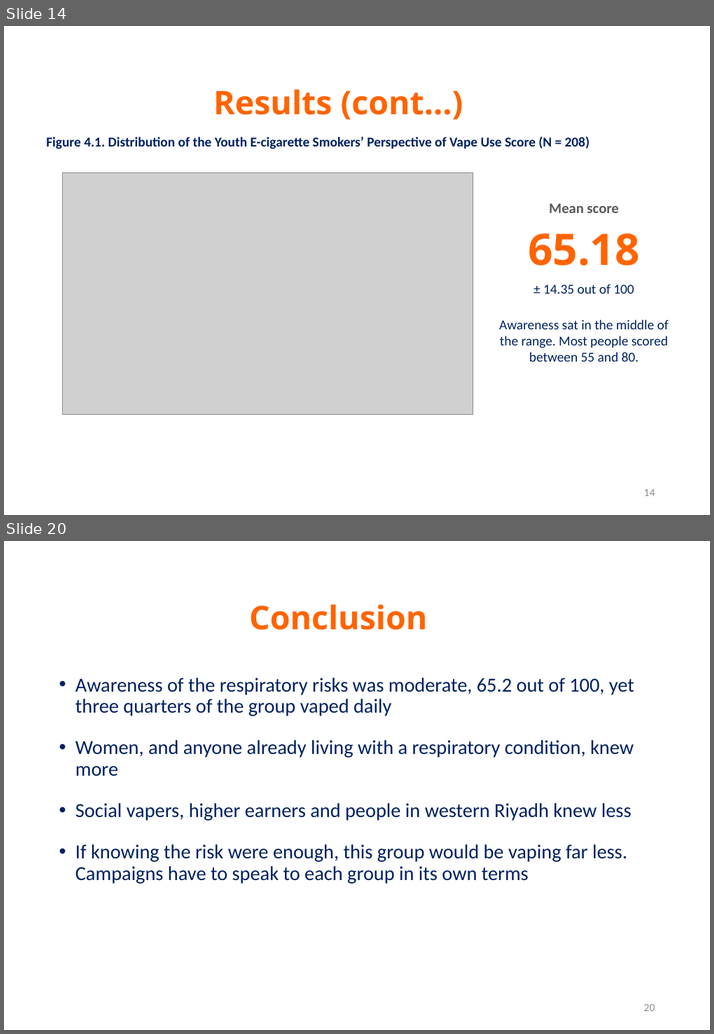
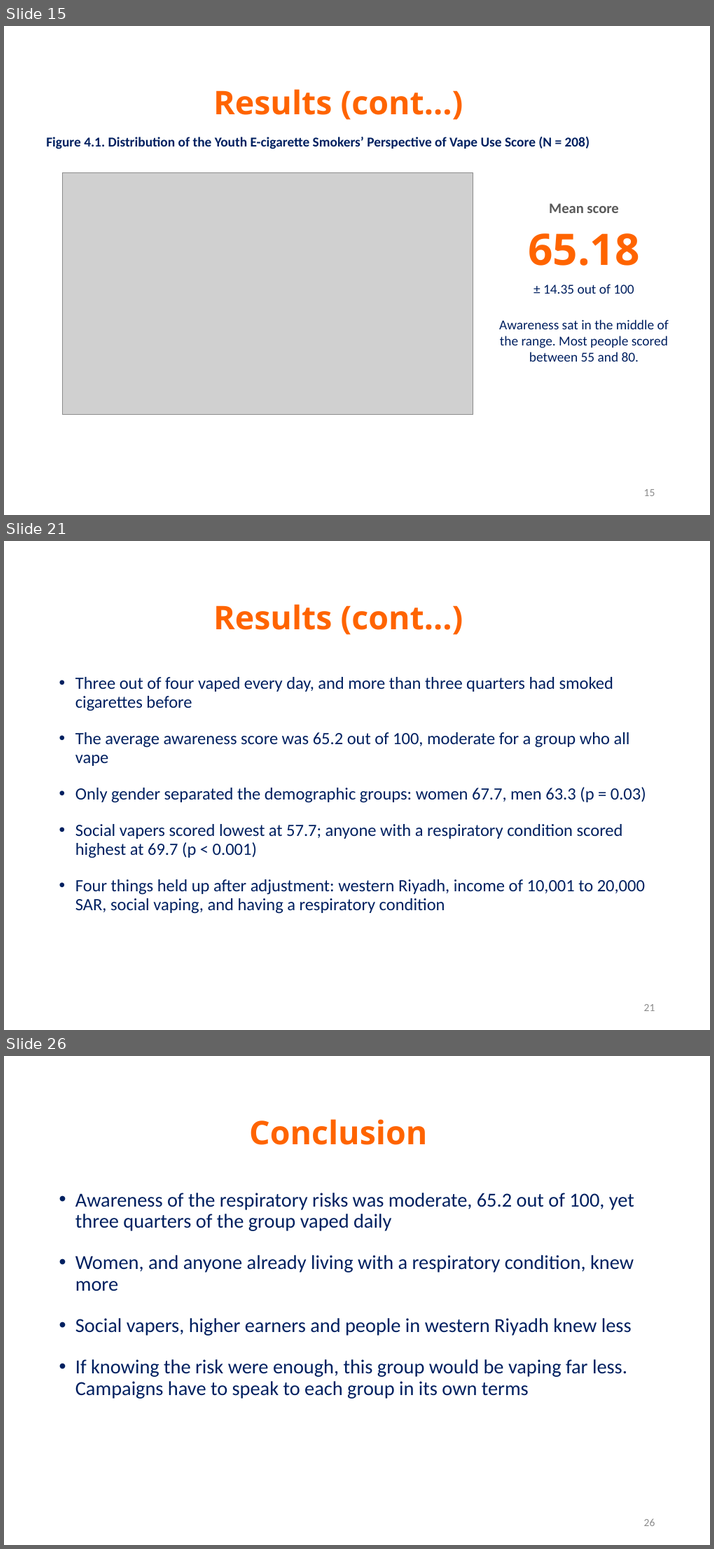
Before and after one commit to alinoshiliabunader-arch/CIPC, a slide deck: output/Basmah_Alanazi_Thesis_Defense.pptx. Shown one above the other, each under a label of ours: slides 14 and 20 before the commit, slides 15, 21 and 26 after it; the slides between them are not shown. The pictures are 714x1034 and 714x1549 pixels, drawn with LibreOffice and Linux fonts; fonts in the diff are those of the drawing; grey boxes stand for pictures; background and template pictures are left out. Boxes give left, top, right and bottom in pixels: in the first picture for what was removed or moved away, otherwise in the second. Text is boxed around its words. In the diff, an @@ line names an element or a change of style, - is before the commit and + after.

```diff
--- a/output/Basmah_Alanazi_Thesis_Defense.pptx
+++ b/output/Basmah_Alanazi_Thesis_Defense.pptx
@@ slide 21 added at (4,541,710,1030), background picture (left out) @@
@@ title added at (213,604,463,635), 36 pt, text #FF6400, bold @@
+Results (cont…)
@@ text added at (75,677,646,913), 19 pt, text #002060 @@
+• Three out of four vaped every day, and more than three quarters had smoked cigarettes before
+• The average awareness score was 65.2 out of 100, moderate for a group who all vape
+• Only gender separated the demographic groups: women 67.7, men 63.3 (p = 0.03)
+• Social vapers scored lowest at 57.7; anyone with a respiratory condition scored highest at 69.7 (p < 0.001)
+• Four things held up after adjustment: western Riyadh, income of 10,001 to 20,000 SAR, social vaping, and having a respiratory condition
@@ page number added at (644,1004,655,1011), 12 pt, text #8C8C8C @@
+21
@@ what was slide 14 is now slide 15 @@
@@ page number at (644,489,655,496): text changed @@
-14
+15
@@ what was slide 20 is now slide 26 @@
@@ page number at (644,1518,655,1526): text changed @@
-20
+26
```
Also in this commit, not shown: 8 slides changed, 6 other slides added, 1 slide removed.
